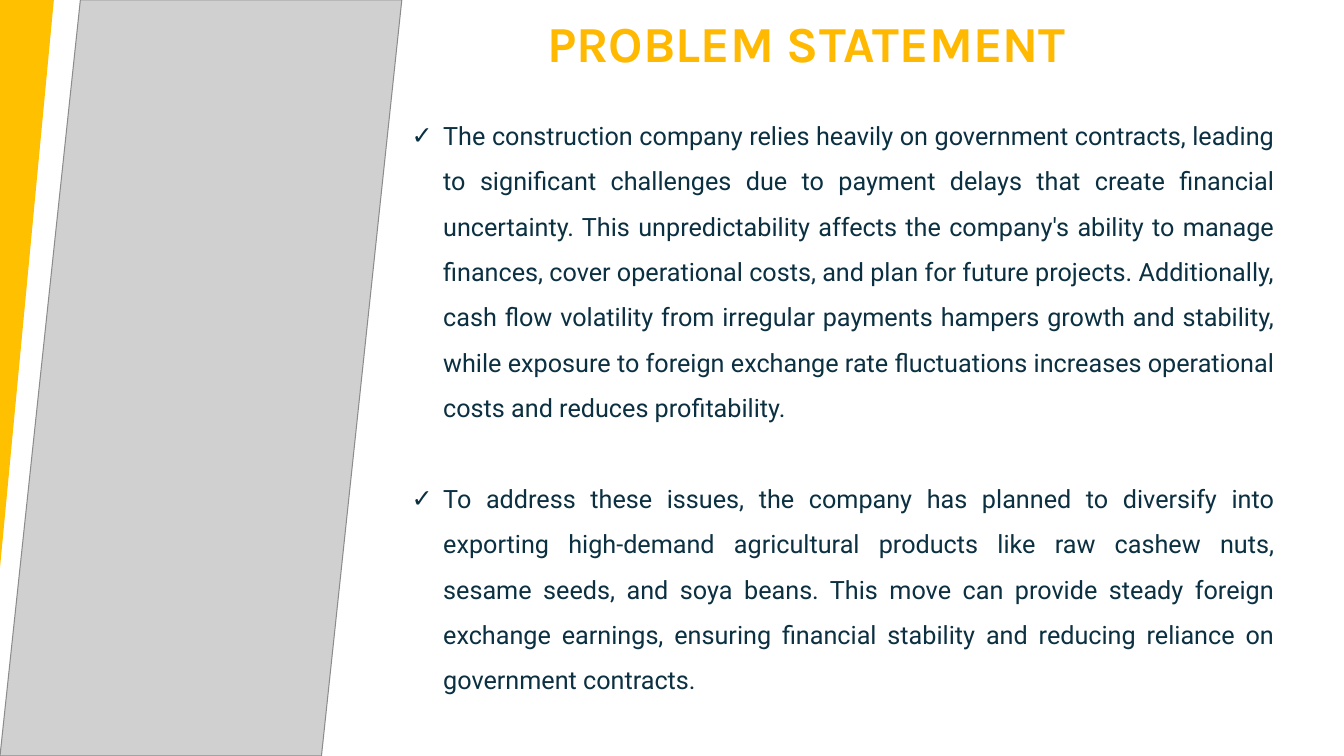
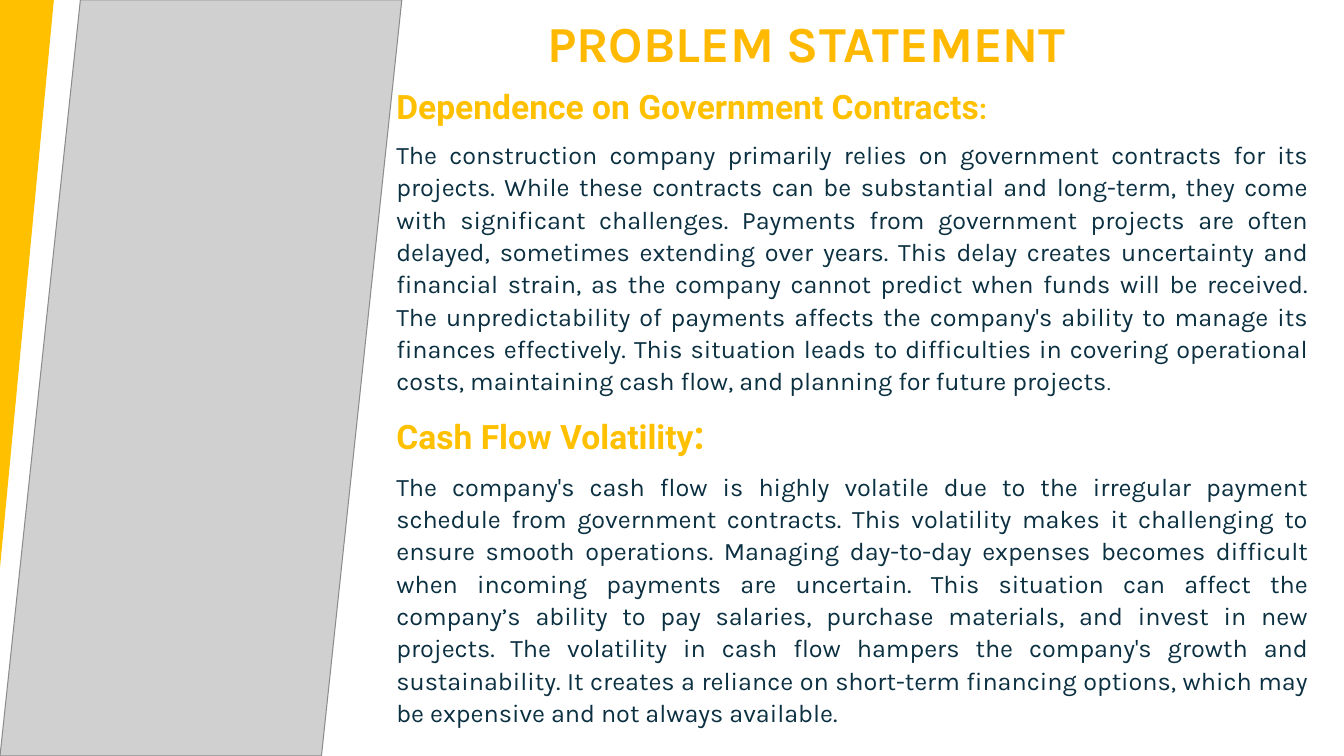
Before and after one commit to Gbekoilias/SustainableBusinessExpansion, a slide deck: slide 3 of Diversification Strategy for Government Construction.pptx (slide 2 before the commit). Drawn at 1344x756 pixels with LibreOffice and Linux fonts; fonts in the diff are those of the drawing; grey boxes stand for pictures. Boxes give left, top, right and bottom in pixels: in the first picture for what was removed or moved away, otherwise in the second. Text is boxed around its words. In the diff, an @@ line names an element or a change of style, - is before the commit and + after.

```diff
--- a/Diversification Strategy for Government Construction.pptx
+++ b/Diversification Strategy for Government Construction.pptx
@@ text at (396, 93, 1308, 696): text changed; font Roboto to Karla @@
-✓ The construction company relies heavily on government contracts, leading to significant challenges due to payment delays that create financial uncertainty. This unpredictability affects the company's ability to manage finances, cover operational costs, and plan for future projects. Additionally, cash flow volatility from irregular payments hampers growth and stability, while exposure to foreign exchange rate fluctuations increases operational costs and reduces profitability.
-✓ To address these issues, the company has planned to diversify into exporting high-demand agricultural products like raw cashew nuts, sesame seeds, and soya beans. This move can provide steady foreign exchange earnings, ensuring financial stability and reducing reliance on government contracts.
+Dependence on Government Contracts:
+The construction company primarily relies on government contracts for its projects. While these contracts can be substantial and long-term, they come with significant challenges. Payments from government projects are often delayed, sometimes extending over years. This delay creates uncertainty and financial strain, as the company cannot predict when funds will be received. The unpredictability of payments affects the company's ability to manage its finances effectively. This situation leads to difficulties in covering operational costs, maintaining cash flow, and planning for future projects.
+Cash Flow Volatility:
+The company's cash flow is highly volatile due to the irregular payment schedule from government contracts. This volatility makes it challenging to ensure smooth operations. Managing day-to-day expenses becomes difficult when incoming payments are uncertain. This situation can affect the company’s ability to pay salaries, purchase materials, and invest in new projects. The volatility in cash flow hampers the company's growth and sustainability. It creates a reliance on short-term financing options, which may be expensive and not always available.
```
Also in this commit, not shown: 2 other slides changed, 3 slides added.
